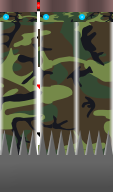
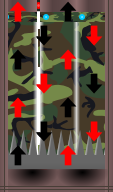
Layered file, before and after one edit (113 × 192). Changes by layer:
added layer "ElevatorBase.png" above "Spikefloor.png" over [0, 0, 113, 192]
added layer "CamoRight.png copy" above "CamoRight.png" over [0, 0, 113, 192]
added layer "CamoLeft.png copy" above "CamoLeft.png" over [0, 0, 113, 192]
added layer "CamoCentre.png copy" above "CamoCentre.png" over [0, 0, 113, 192]
added layer "BlueRight.png copy" above "BlueRight.png" over [0, 0, 113, 192]
added layer "BlueLeft.png copy" above "BlueLeft.png" over [0, 0, 113, 192]
added layer "BlueCentre.png copy" above "BlueCentre.png" over [0, 0, 113, 192]
added layer "YellowRight.png copy" above "YellowRight.png" over [0, 0, 113, 192]
added layer "YellowLeft.png copy" above "YellowLeft.png" over [0, 0, 113, 192]
added layer "YellowCentre.png copy" above "YellowCentre.png" over [0, 0, 113, 192]
